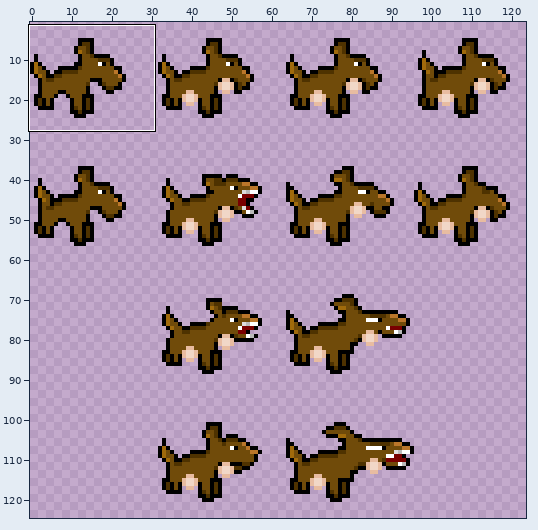
Two versions of one sprite sheet, FredflixAndChell/FredFlixAndChell.CrossPlatform/Content/textures/guns/fido.png. Above: a wide view before the commit, with the close-up outlined.
Close-up. Old version:
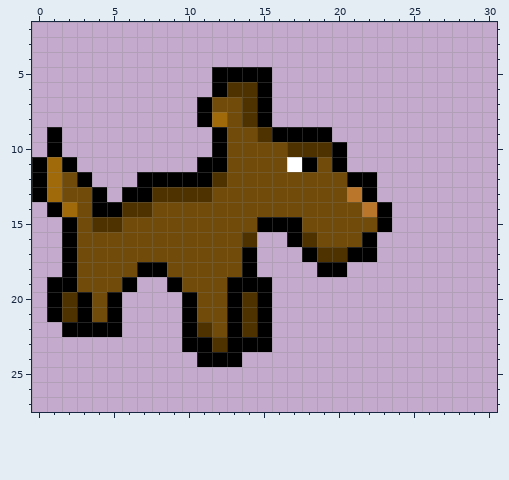
The file is 256x256 pixels. Shown: x 0..30, y 2..27. The wide view leaves out empty margins.
After:
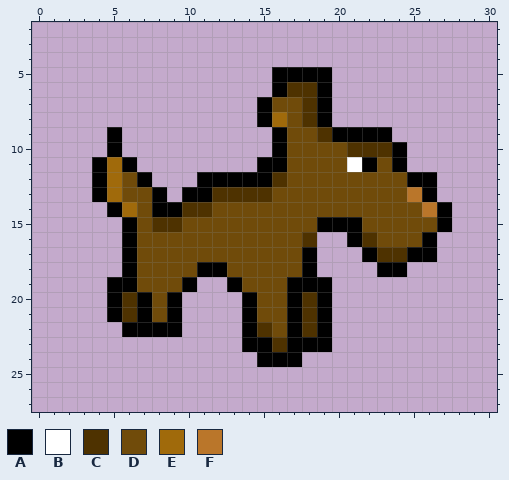
Palette (. is transparent): A #000000  B #ffffff  C #4e3200  D #704b0a  E #a06a0b  F #ba762a
From old to new:
y 5: x 12..19 AAAA.... -> ....AAAA
y 6: x 12..19 ACCA.... -> ....ACCA
y 7: x 11..14 ADDC -> ....; x 16..19 .... -> DDCA
y 8: x 11..14 AEDC -> ....; x 16..19 .... -> EDCA
y 9: x 1 A -> .; x 5 . -> A; x 12..15 ADDC -> ....; x 17..23 AAA.... -> DDCAAAA
y 10: x 1 A -> .; x 5 . -> A; x 12..24 ADDDDCCCA.... -> ....ADDDDCCCA
y 11: x 0..2 AEA -> ...; x 4..6 ... -> AEA; x 11..18 AADDDDBA -> ....AADD; x 20..24 A.... -> DBADA
y 12: x 0..6 AEDA... -> ....AED; x 8..10 AAA -> ...; x 12..16 CDDDD -> AAAAC; x 21..26 AA.... -> DDDDAA
y 13: x 0..3 AEDD -> ....; x 5..15 .AACCCCDDDD -> EDDA.AACCCC; x 21..26 FA.... -> DDDDFA
y 14: x 1..4 AEDA -> ....; x 6..11 CCDDDD -> EDAACC; x 22..27 FA.... -> DDDDFA
y 15: x 2..6 ADCCD -> ....A; x 8..9 DD -> CC; x 15..17 AAA -> DDD; x 19..21 DDD -> AAA; x 23..27 A.... -> DDDDA
y 16: x 2..6 ADDDD -> ....A; x 14..17 C..A -> DDDD; x 19..26 DDDA.... -> ..ACDDDA
y 17: x 2..6 ADDDD -> ....A; x 14..17 A... -> DDDD; x 19..21 CCA -> ...; x 23..26 .... -> CCAA
y 18: x 2..8 ADDDDAA -> ....ADD; x 11..12 DD -> AA; x 14..20 A....AA -> DDDDA..; x 23..24 .. -> AA
y 19: x 1..5 AADDD -> ....A; x 7..12 ..ADDD -> DDDA..; x 14..19 AA.... -> DDDAAA
y 20..21: x 1..4 ACAD -> ....; x 6..19 ....ADDACA.... -> CADA....ADDACA
y 22: x 2..19 AAAA....ACDACA.... -> ....AAAA....ACDACA
y 23: x 10..13 AACA -> ....; x 16..19 .... -> CAAA
y 24: x 11..13 AAA -> ...; x 15..17 ... -> AAA
